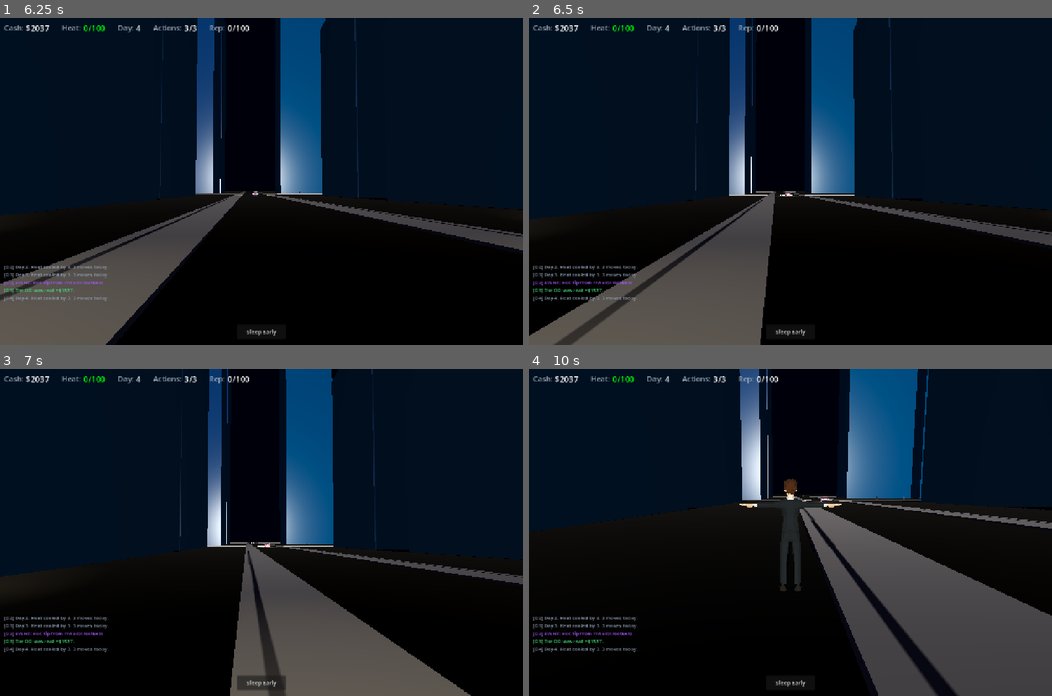
Above: before the commit, frames 1-4 (two rows, left to right).
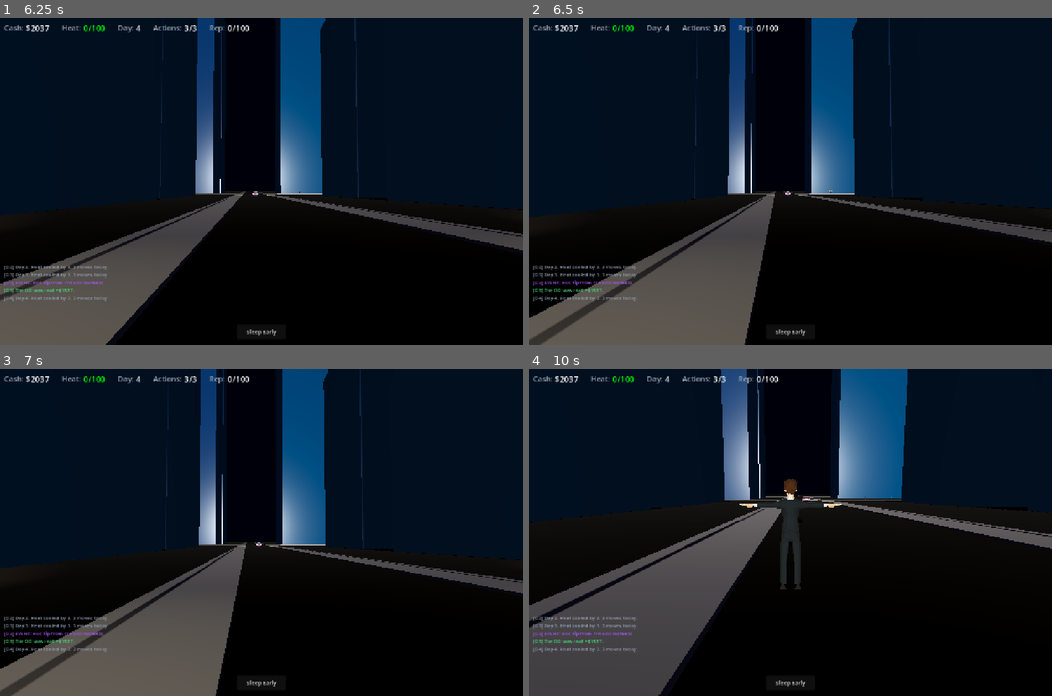
Above: after the commit, the same moments.

Repository: buttergolemcode/unemploymentsimulator
Game: Godot game, scene res://scenes/MainMenu.tscn
Two runs of this game, one before a commit and one after it. Both use one fixed random seed, a clock stepped at 60 frames per second and the inputs below.
Inputs (mouse positions are in pixels of both pictures, inside the frame that each line leads up to):
- Up to frame 1 (6.25 s): click "Start Hustling" at 0.5 s; click "Sleep Early" at 1.25 s; click "OK" at 2 s; tap Enter at 2.75 s; move the mouse to (256, 188) at 2.77 s; hold W 2.78-4.25 s; tap V at 2.85 s; click (256, 188) at 2.92 s; tap Space at 3.02, 3.77, 5.75 s; move the mouse to (298, 184) at 3.52 s; tap E at 3.6 s; click "OK" at 4.25 s; click "Ape in $2,000" at 5 s; move the mouse to (104, 132) at 5.77 s; hold A from 5.78 s (still down); tap F at 5.85 s
- Up to frame 2 (6.5 s): keep holding A
- Up to frame 3 (7 s): keep holding A; move the mouse to (287, 532) at 6.52 s; tap B at 6.6 s; click (287, 532) at 6.67 s; tap Space at 6.77 s
- Up to frame 4 (10 s): move the mouse to (769, 525) at 7.27 s; release A at 7.28 s; hold Shift 7.28-8.03 s; hold W 7.28-9.53 s; tap Space at 7.52, 8.27, 9.77 s; move the mouse to (816, 532) at 8.02 s; tap V at 8.1 s; move the mouse to (764, 532) at 8.77 s; tap E at 8.85 s; click (764, 532) at 8.92 s; move the mouse to (800, 525) at 9.52 s; hold D from 9.53 s (still down); tap F at 9.6 s

Frame 1 is identical in both runs. In frame 2, 4.5% of the frame differs, in the area x 0-100%, y 1-100%; in frame 3, 27%; in frame 4, 35%, in the area x 0-100%, y 0-100%.

Commit message:
Fix: sidewalk ramp as rotated box (replaces broken step approach)
User feedback: 'Sidewalk Problem besteht leider größtenteils immernoch.
An einigen stellen kann man zwar von der Straße aus hoch, aber an den
meisten nicht. Mit auto gehts garnicht.'

Root cause: The 5cm step approach didn't work because Godot's
CharacterBody3D cannot reliably climb steps — it handles SLOPES well
but not vertical lips. The 5cm + 10cm two-step approach was unreliable.

New approach: ROTATED BOX RAMP (single smooth slope)
- One BoxShape3D, rotated to form a smooth ramp from y=0 (street) to
  y=0.15 (sidewalk top)
- Ramp length: 60cm
- Slope angle: arctan(0.15 / 0.6) ≈ 14° — well under floor_max_angle (60°)
- Box length (hypotenuse): sqrt(0.6² + 0.15²) ≈ 62cm
- Position: midpoint between street edge and sidewalk edge, at SIDEWALK_HEIGHT/2
- Rotation: tilted around X (for E-W streets) or Z (for N-S streets)
  by ramp_angle, with sign depending on which side of street

How car drives onto sidewalk now:
1. Car drives on street (y=0)
2. Hits ramp (14° slope, 60cm long)
3. floor_max_angle=60° allows climbing this 14° slope
4. Car drives up ramp, rises from y=0 to y=0.15
5. Arrives on sidewalk surface (flat collision at y=0.15)
6. floor_snap_length=0.5 keeps car snapped to sidewalk surface

The ramp is invisible (collision-only) — visual sidewalk box stays as-is.
Ramp works for BOTH cars AND player (both are CharacterBody3D with
floor_snap and floor_max_angle configured).

Diff:
--- a/godot/scripts/WorldBuilder.gd
+++ b/godot/scripts/WorldBuilder.gd
@@ -454,24 +454,35 @@
 	body.add_child(col)
 	parent.add_child(body)
 
-	# STEP COLLISION: Thin low box extending slightly into street
-	# Creates a 5cm step (small enough for floor_snap to handle) that bridges
-	# the gap between street (y=0) and sidewalk (y=0.15). Car drives over this
-	# small step and floor_snap pulls it up onto sidewalk surface.
-	var step_height = 0.05  # 5cm step — small enough for floor_snap (0.5m)
-	var step_depth = 0.5    # extends 50cm into street from sidewalk edge
-	var step_body = StaticBody3D.new()
-	var step_col = CollisionShape3D.new()
-	var step_shape = BoxShape3D.new()
+	# RAMP COLLISION: Rotated box forming smooth slope from street to sidewalk
+	# More reliable than steps — CharacterBody3D can drive up slopes but not steps.
+	# Ramp: 60cm long, rotated ~14° so it goes from y=0 (street) to y=0.15 (sidewalk).
+	var ramp_length = 0.6   # 60cm ramp length
+	var ramp_thickness = 0.05
+	# Angle: arctan(SIDEWALK_HEIGHT / ramp_length) — slope angle
+	var ramp_angle = atan(SIDEWALK_HEIGHT / ramp_length)
+	# Hypotenuse length (actual box length needed)
+	var ramp_box_len = sqrt(ramp_length * ramp_length + SIDEWALK_HEIGHT * SIDEWALK_HEIGHT)
+	var ramp_body = StaticBody3D.new()
+	var ramp_col = CollisionShape3D.new()
+	var ramp_shape = BoxShape3D.new()
+	# Ramp center position: midpoint between street edge and sidewalk edge
+	# Street edge: sz + (-side * SIDEWALK_WIDTH / 2)
+	# Sidewalk edge: sz + (side * SIDEWALK_WIDTH / 2) — but ramp starts at street edge
+	# Ramp midpoint: at street edge + ramp_length/2 toward sidewalk, height SIDEWALK_HEIGHT/2
+	var ramp_mid_offset = -side * (SIDEWALK_WIDTH / 2) + side * (ramp_length / 2)
+	var ramp_height = SIDEWALK_HEIGHT / 2
 	if axis == "x":
-		step_shape.size = Vector3(seg_len, step_height, step_depth)
-		step_body.position = Vector3(sx, step_height / 2, sz + (-side * (SIDEWALK_WIDTH / 2 + step_depth / 2)))
+		ramp_shape.size = Vector3(seg_len, ramp_thickness, ramp_box_len)
+		ramp_body.position = Vector3(sx, ramp_height, sz + ramp_mid_offset)
+		ramp_body.rotation.x = -side * ramp_angle  # tilt to slope up toward sidewalk
 	else:
-		step_shape.size = Vector3(step_depth, step_height, seg_len)
-		step_body.position = Vector3(sx + (-side * (SIDEWALK_WIDTH / 2 + step_depth / 2)), step_height / 2, sz)
-	step_col.shape = step_shape
-	step_body.add_child(step_col)
-	parent.add_child(step_body)
+		ramp_shape.size = Vector3(ramp_box_len, ramp_thickness, seg_len)
+		ramp_body.position = Vector3(sx + ramp_mid_offset, ramp_height, sz)
+		ramp_body.rotation.z = side * ramp_angle  # tilt to slope up toward sidewalk
+	ramp_col.shape = ramp_shape
+	ramp_body.add_child(ramp_col)
+	parent.add_child(ramp_body)
 
 static func _make_dash(parent: Node3D, axis: String, pos: float, t: float) -> void:
 	var dash = MeshInstance3D.new()
Not shown, added: scripts/patch_ramp_v2.py
